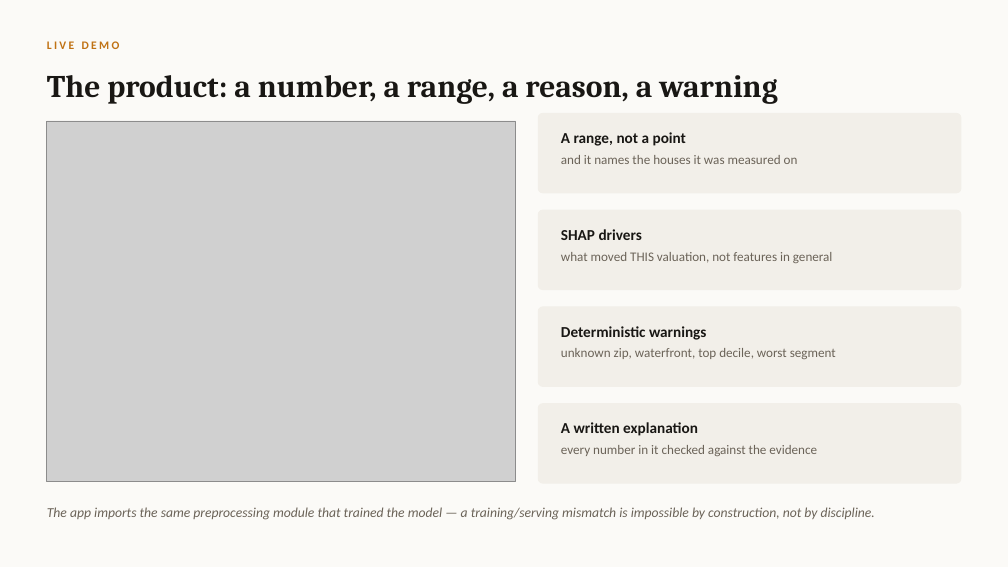
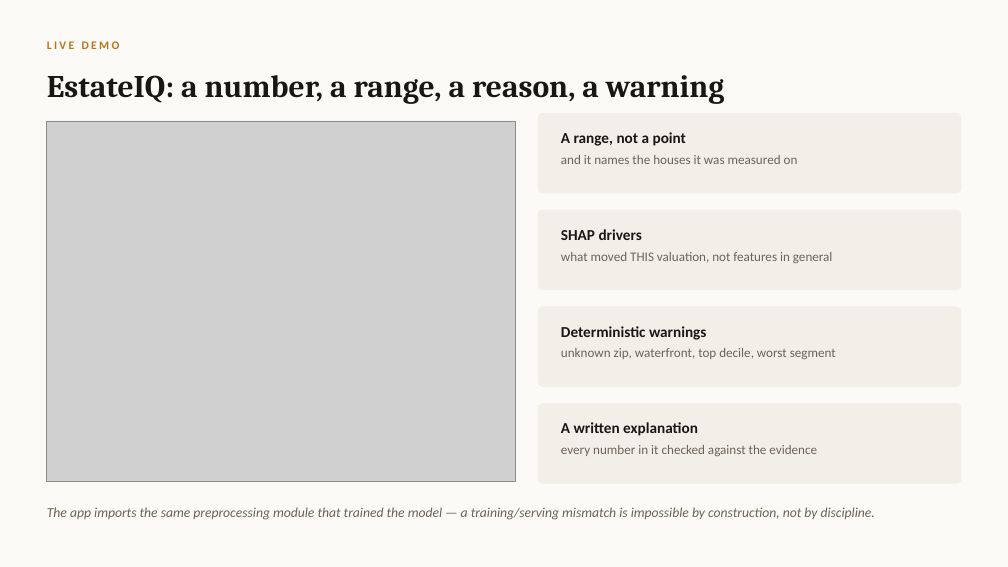
Before and after one commit to EsraaMaamoun/real-estate-machine, a slide deck: slide 17 of reports/Real_Estate_Machine_defense.pptx. Drawn at 1008x567 pixels with LibreOffice and Linux fonts; fonts in the diff are those of the drawing; grey boxes stand for pictures. Boxes give left, top, right and bottom in pixels: in the first picture for what was removed or moved away, otherwise in the second. Text is boxed around its words. In the diff, an @@ line names an element or a change of style, - is before the commit and + after.

```diff
--- a/reports/Real_Estate_Machine_defense.pptx
+++ b/reports/Real_Estate_Machine_defense.pptx
@@ text at [47, 75, 724, 104]: text changed @@
-The product: a number, a range, a reason, a warning
+EstateIQ: a number, a range, a reason, a warning
```
Also in this commit, not shown: 7 other slides changed.
